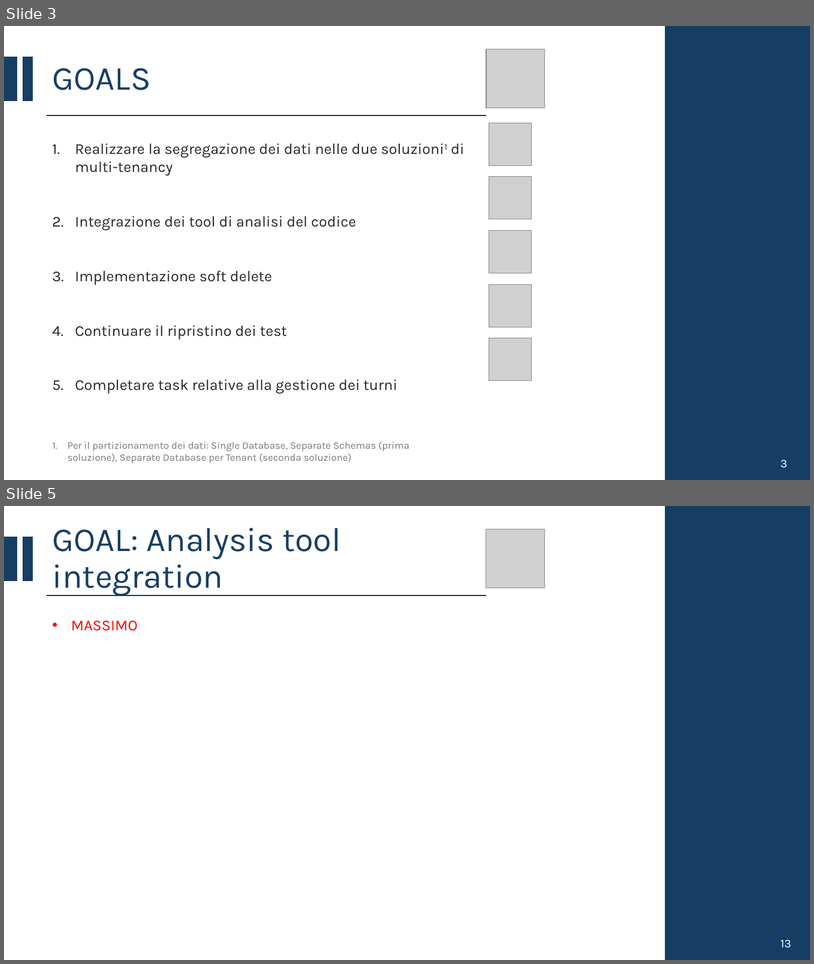
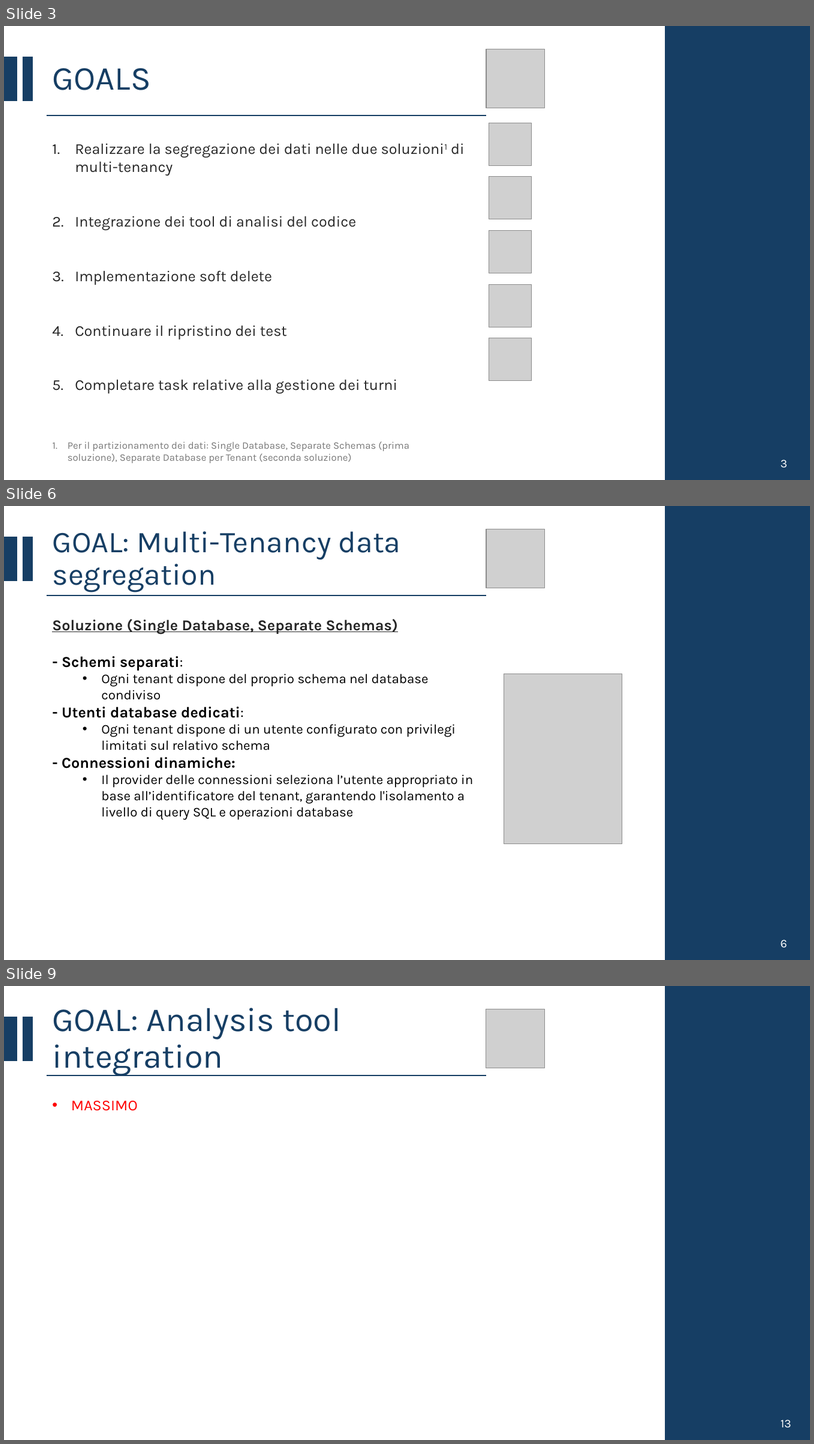
Before and after one commit to CSW-Teams/MS3-docs, a slide deck: ShiftsHappen/Sprint 3/CSW Sprint 3.pptx. Shown one above the other, each under a label of ours: slides 3 and 5 before the commit, slides 3, 6 and 9 after it; the slides between them are not shown. The pictures are 814x964 and 814x1444 pixels, drawn with LibreOffice and Linux fonts; fonts in the diff are those of the drawing; grey boxes stand for pictures. Boxes give left, top, right and bottom in pixels: in the first picture for what was removed or moved away, otherwise in the second. Text is boxed around its words. In the diff, an @@ line names an element or a change of style, - is before the commit and + after.

Commit message:
Added some slides for data segregation in multi-tenancy

```diff
--- a/ShiftsHappen/Sprint 3/CSW Sprint 3.pptx
+++ b/ShiftsHappen/Sprint 3/CSW Sprint 3.pptx
@@ slide 6 added at <box>4,506,810,960</box>, background #FFFFFF @@
@@ rectangle added at <box>666,506,810,960</box>, fill #163E64, outline #163E64 1.5 pt @@
@@ rectangle added at <box>4,537,17,580</box>, fill #163E64, outline #163E64 1.5 pt @@
@@ rectangle added at <box>23,537,32,580</box>, fill #163E64, outline #163E64 1.5 pt @@
@@ title added at <box>53,531,401,592</box>, 36 pt, text #163E64 @@
+GOAL: Multi-Tenancy data segregation
@@ picture added at <box>487,529,545,588</box> @@
@@ line added from (47, 595) to (487, 595), #163E64 1.5 pt @@
@@ text added at <box>52,619,473,820</box>, 16 pt, text #000000 @@
+Soluzione (Single Database, Separate Schemas)
+- Schemi separati:
+  • Ogni tenant dispone del proprio schema nel database condiviso
+- Utenti database dedicati:
+  • Ogni tenant dispone di un utente configurato con privilegi limitati sul relativo schema
+- Connessioni dinamiche:
+  • Il provider delle connessioni seleziona l’utente appropriato in base all’identificatore del tenant, garantendo l'isolamento a livello di query SQL e operazioni database
@@ picture added at <box>504,673,622,844</box> @@
@@ text added at <box>781,939,788,948</box>, 14 pt, text #FFFFFF @@
+6
@@ what was slide 5 is now slide 9 @@
```
Also in this commit, not shown: 1 slide changed, 3 other slides added.
